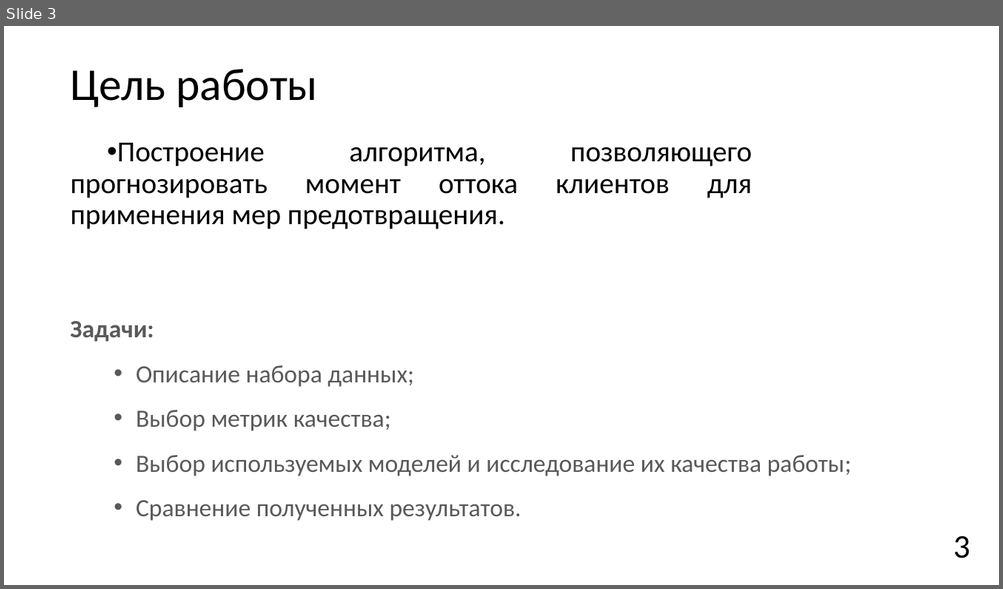
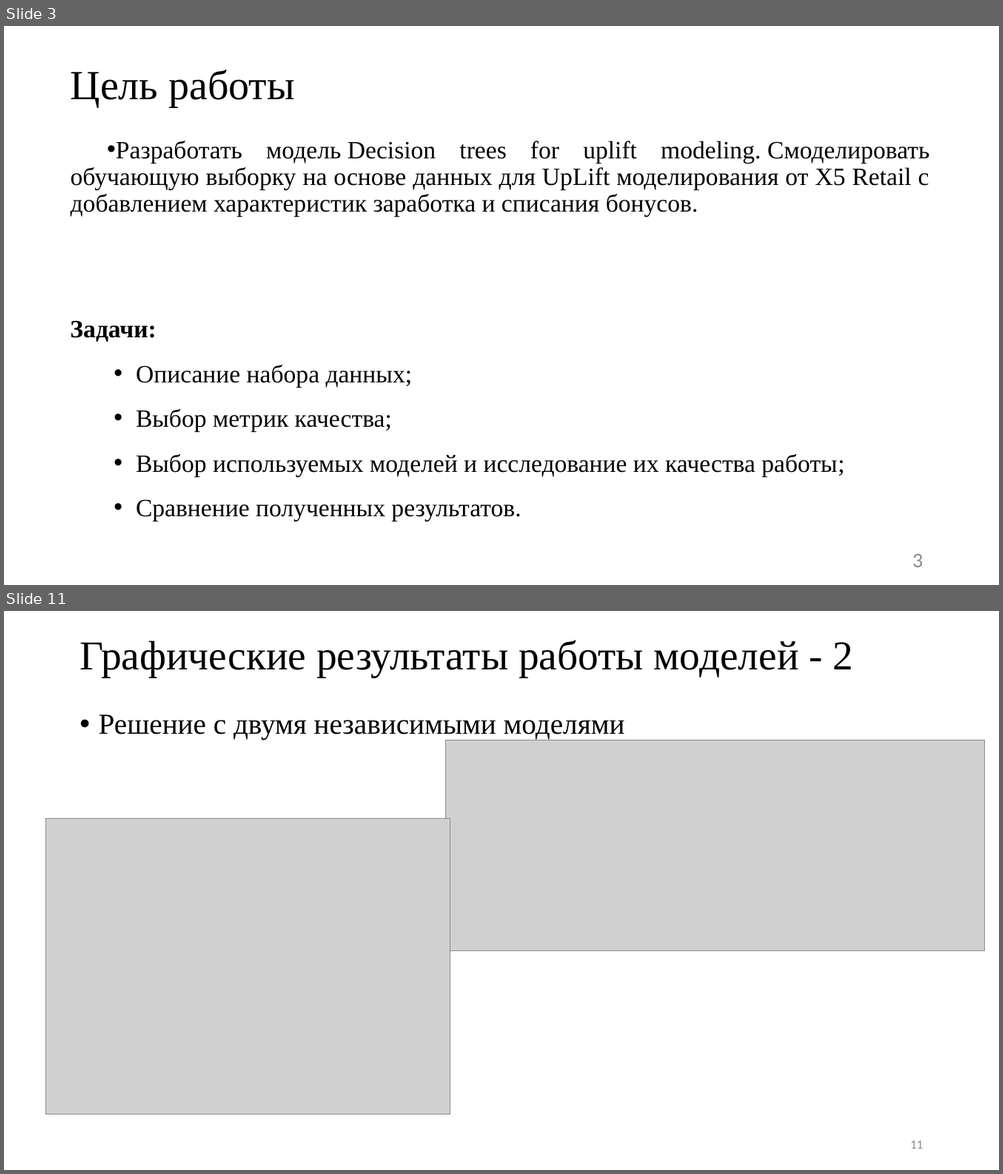
Before and after one commit to JacKira/MastersDegree, a slide deck: Отчет_3_сем/speech.pptx. Shown one above the other, each under a label of ours: slide 3 before the commit, slides 3 and 11 after it; the slides between them are not shown. The pictures are 1003x589 and 1003x1174 pixels, drawn with LibreOffice and Linux fonts; fonts in the diff are those of the drawing; grey boxes stand for pictures. Boxes give left, top, right and bottom in pixels: in the first picture for what was removed or moved away, otherwise in the second. Text is boxed around its words. In the diff, an @@ line names an element or a change of style, - is before the commit and + after.

```diff
--- a/Отчет_3_сем/speech.pptx
+++ b/Отчет_3_сем/speech.pptx
@@ slide 11 added at (4, 611, 999, 1170), background #FFFFFF @@
@@ title added at (79, 640, 854, 677), 39.6 pt, text #000000 @@
+Графические результаты работы моделей - 2
@@ text added at (99, 715, 625, 740), 28 pt, text #000000 @@
+• Решение с двумя независимыми моделями
@@ picture added at (446, 740, 985, 951) @@
@@ picture added at (45, 818, 450, 1115) @@
@@ page number added at (910, 1141, 922, 1149), 12 pt, text #8C8C8C @@
+11
@@ slide 3 changed as well @@
@@ title "Цель работы" at (71, 70, 295, 107): size 44 to 40 pt, font Calibri to Times New Roman @@
@@ text at (71, 141, 929, 217): text changed; size 28 to 24 pt; font Calibri to Times New Roman @@
-• Построение алгоритма, позволяющего прогнозировать момент оттока клиентов для применения мер предотвращения.
+• Разработать модель Decision trees for uplift modeling. Смоделировать обучающую выборку на основе данных для UpLift моделирования от X5 Retail с добавлением характеристик заработка и списания бонусов.
@@ text "Задачи:" at (70, 321, 844, 522): font Calibri to Times New Roman, text colour #595959 to #000000 @@
@@ page number: place and size @@
-page number at (953, 537, 970, 559)
+page number at (912, 554, 922, 568)
@@ page number at (912, 554, 922, 568): size 32 to 20 pt, text colour #000000 to #8C8C8C @@
```
Also in this commit, not shown: 2 other slides changed, 9 other slides added, 1 slide removed, 1 other file.
